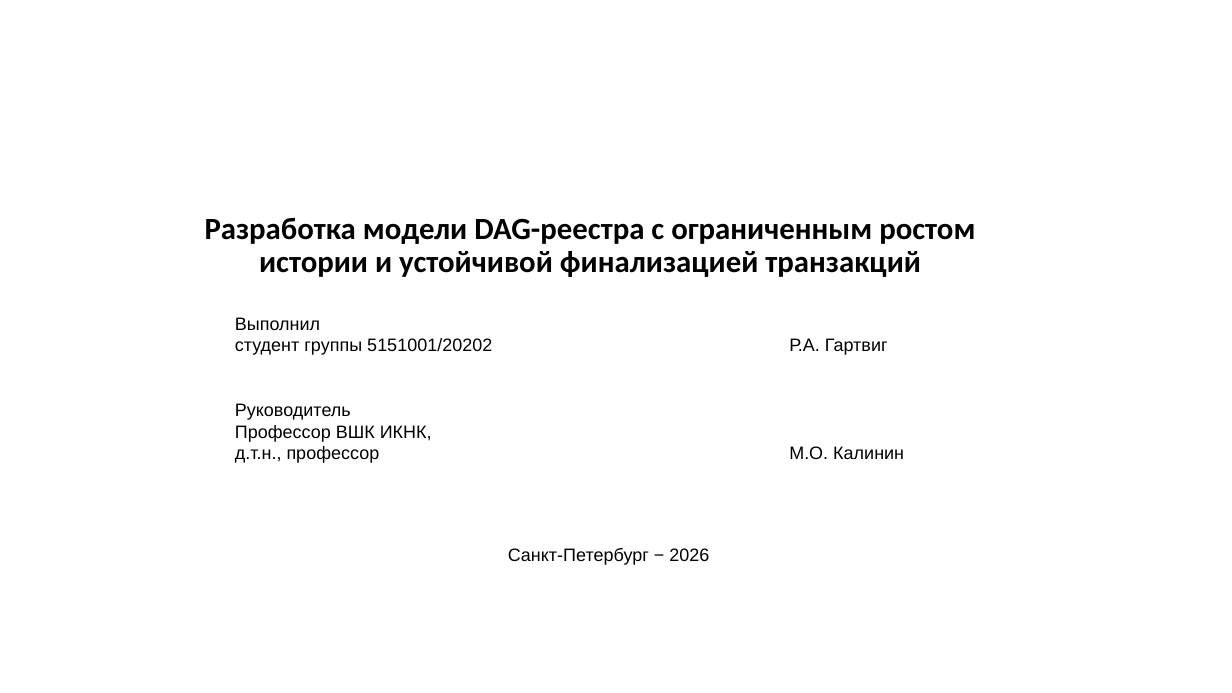
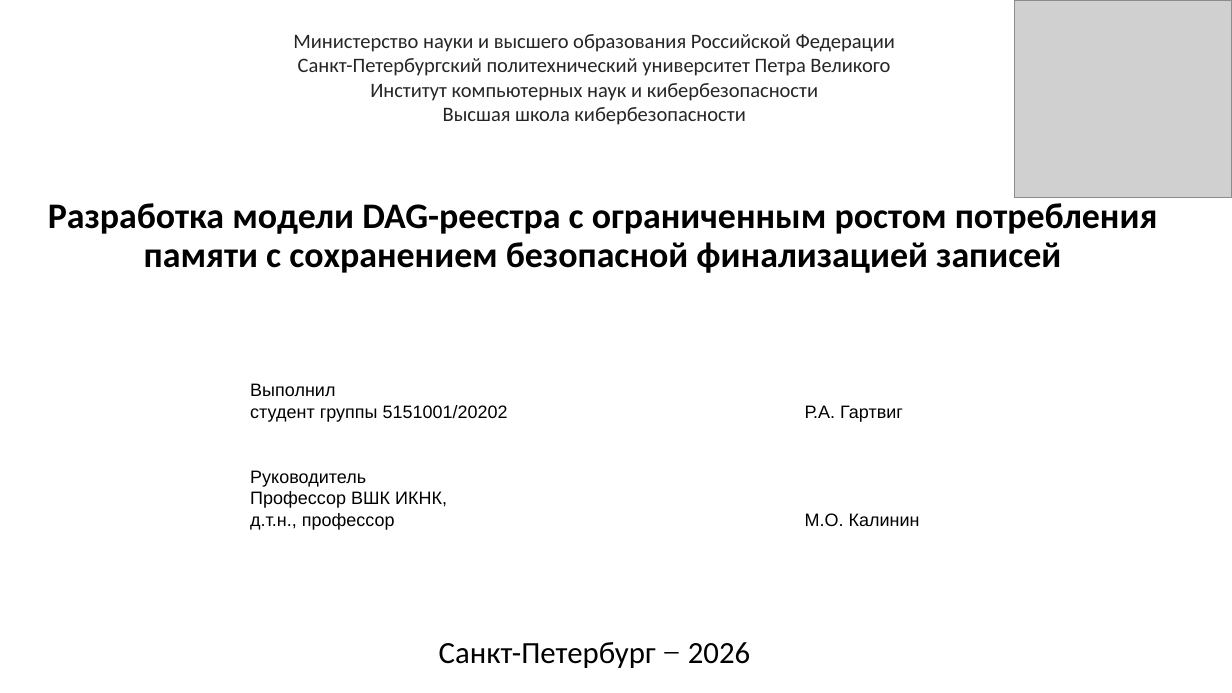
Before and after one commit to ub3r123/My_model, a slide deck: slide 1 of Презентация1.pptx. Drawn at 1232x693 pixels with LibreOffice and Linux fonts; fonts in the diff are those of the drawing; grey boxes stand for pictures. Boxes give left, top, right and bottom in pixels: in the first picture for what was removed or moved away, otherwise in the second. Text is boxed around its words. In the diff, an @@ line names an element or a change of style, - is before the commit and + after.

```diff
--- a/Презентация1.pptx
+++ b/Презентация1.pptx
@@ picture added at <box>1015,0,1232,198</box> @@
@@ text added at <box>293,34,895,125</box>, 16 pt, text #262626 @@
+Министерство науки и высшего образования Российской Федерации
+Санкт-Петербургский политехнический университет Петра Великого
+Институт компьютерных наук и кибербезопасности
+Высшая школа кибербезопасности
@@ text "Разработка модели DAG-реестра с ограниченным ..." at <box>48,203,1158,273</box>: vertical alignment bottom to middle @@
@@ text at <box>48,203,1158,273</box>: text changed; size 24 to 28 pt @@
-Разработка модели DAG-реестра с ограниченным ростом истории и устойчивой финализацией транзакций
+Разработка модели DAG-реестра с ограниченным ростом потребления памяти с сохранением безопасной финализацией записей
@@ text "Выполнил": place and size @@
-text "Выполнил" at <box>235,317,904,463</box>
+text "Выполнил" at <box>250,383,920,530</box>
@@ text "Санкт-Петербург − 2026": place and size @@
-text "Санкт-Петербург − 2026" at <box>508,548,709,565</box>
+text "Санкт-Петербург − 2026" at <box>439,642,750,668</box>
@@ text "Санкт-Петербург − 2026" at <box>439,642,750,668</box>: size 14 to 24 pt, font Arial to Calibri; font Arial to Times New Roman in "−" @@
```
Also in this commit, not shown: 7 other slides changed, 7 slides added, 2 slides removed, 3 other files.
